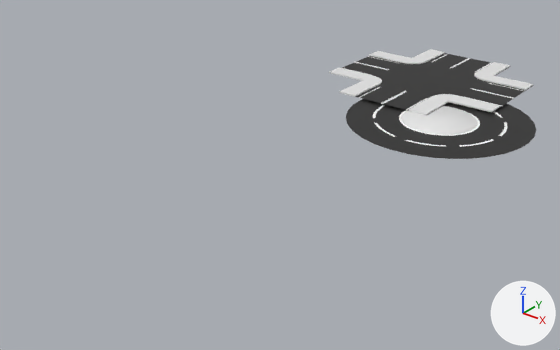
Two versions of the Blender file Blender/EstradaRotunda.blend, one commit apart.
One viewpoint serves both versions: a 50 mm camera at (64.8, -131.3, 57.2) aimed at (-15.5, -30.9, -5.0). The lights are fixed; the arrows at lower right show +X, +Y and +Z.
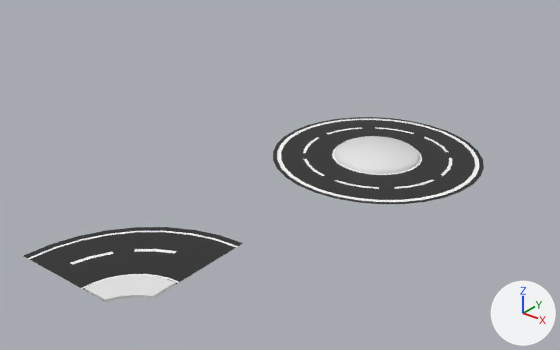
ob_cylinder_003 is not drawn itself; it is used by a modifier of ob_circle_003, ob_cylinder_004.

The change, as a list of edits to the scene's bpy script:
```text
Add mat_material_013:
    mat_material_013 = principled_material('Material.013')
    mat_material_013.base_color = (1.0, 1.0, 1.0)  # white #ffffff
Add mat_material_012:
    mat_material_012 = principled_material('Material.012')
    mat_material_012.base_color = (0.0188, 0.0187, 0.0182)  # black #252525
Change me_circle_002:
    where me_circle_002.from_pydata(...)  # 640 vertices, 609 faces; spans x -11.1..11.1, y -11.1..11.1, z 0.0
    used by ob_circle_001; location = (0.0, 0.0, 0.0); scale = (1.66, 1.66, 1.66)
    me_circle_002 part 1: 32 of the faces centred in x -10.3..10.3, y -10.3..10.3, z 0.0 switch from mat_material_001 (black #252525) to mat_material_008 (white #ffffff)
Add me_cylinder_005:
    me_cylinder_005.from_pydata(...)  # 21 vertices, 12 faces; spans x -0.42..0.58, y -0.53..0.47, z -1.05..0.95
Add me_cylinder_003:
    me_cylinder_003.from_pydata(...)  # 21 vertices, 12 faces; spans x -1.0..0.0, y 0.0..1.0, z -1.0..1.0
Add me_circle_004:
    me_circle_004.from_pydata(...)  # 217 vertices, 185 faces; spans x -6.36..4.75, y -4.75..6.36, z 0.0
    # faces by material slot: [157, 28]
    me_circle_004.materials.append(mat_material_012)  # black #252525
    me_circle_004.materials.append(mat_material_013)  # white #ffffff
Change ob_cube_017:
    ob_cube_017.location: (-4.8, 4.5, 0.6) -> (-4.8, -116.8, 0.6)
    add ob_cube_017.hide_set(True)
Change ob_plane_003:
    ob_plane_003.location: (-13.1, 19.8, 0.5) -> (-13.1, -101.9, 0.5)
    add ob_plane_003.hide_set(True)
Change ob_cylinder:
    ob_cylinder.location: (0.0, 0.0, 0.0) -> (0.0, -22.9, 0.8)
Change ob_circle_001:
    ob_circle_001.location: (0.0, 0.0, 0.0) -> (0.0, -22.9, 0.5)
Add ob_cylinder_004:
    ob_cylinder_004 = bpy.data.objects.new('Cylinder.004', me_cylinder_005)
    ob_cylinder_004.location = (-3.3, -77.6, 0.6)
    ob_cylinder_004.scale = (8.14, 8.14, 0.179)
    _m = ob_cylinder_004.modifiers.new('Boolean', 'BOOLEAN')
    _m.object = ob_cylinder_003
Add ob_cylinder_003:
    ob_cylinder_003 = bpy.data.objects.new('Cylinder.003', me_cylinder_003)
    ob_cylinder_003.location = (4.787, -85.05, 0.605)
    ob_cylinder_003.scale = (8.14, 8.14, 1.27)
    ob_cylinder_003.hide_set(True)
Add ob_circle_003:
    ob_circle_003 = bpy.data.objects.new('Circle.003', me_circle_004)
    ob_circle_003.location = (-7.8, -72.7, 0.4)
    ob_circle_003.scale = (1.94, 1.94, 1.94)
    _m = ob_circle_003.modifiers.new('Boolean', 'BOOLEAN')
    _m.object = ob_cylinder_003
```

Pixel boxes [x1, y1, x2, y2] of what changed, in the pictures (560 x 350 px):
'Circle.001', recoloured, moved: before [346, 99, 536, 159]; after [273, 117, 484, 204]
'Circle.003', added (black): after [24, 227, 243, 301]
    faces in mat_material_012 (black #252525): [24, 227, 243, 301]
    faces in mat_material_013 (white #ffffff): [28, 231, 238, 289]
'Plane.003', hidden (black): before [342, 53, 534, 115]
'Cylinder', moved: before [401, 106, 478, 135]; after [335, 136, 420, 174]
'Cube.017', hidden: before [329, 49, 533, 115]
'Cylinder.004', added: after [85, 275, 175, 302]
part 1 of me_circle_002, recoloured: before [349, 100, 532, 157]; after [277, 119, 479, 202]
